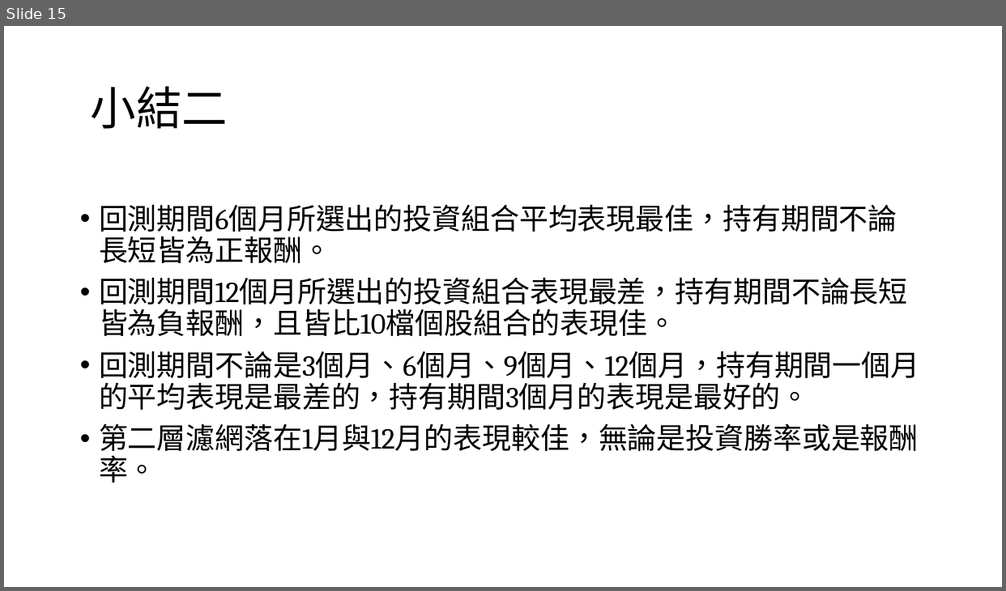
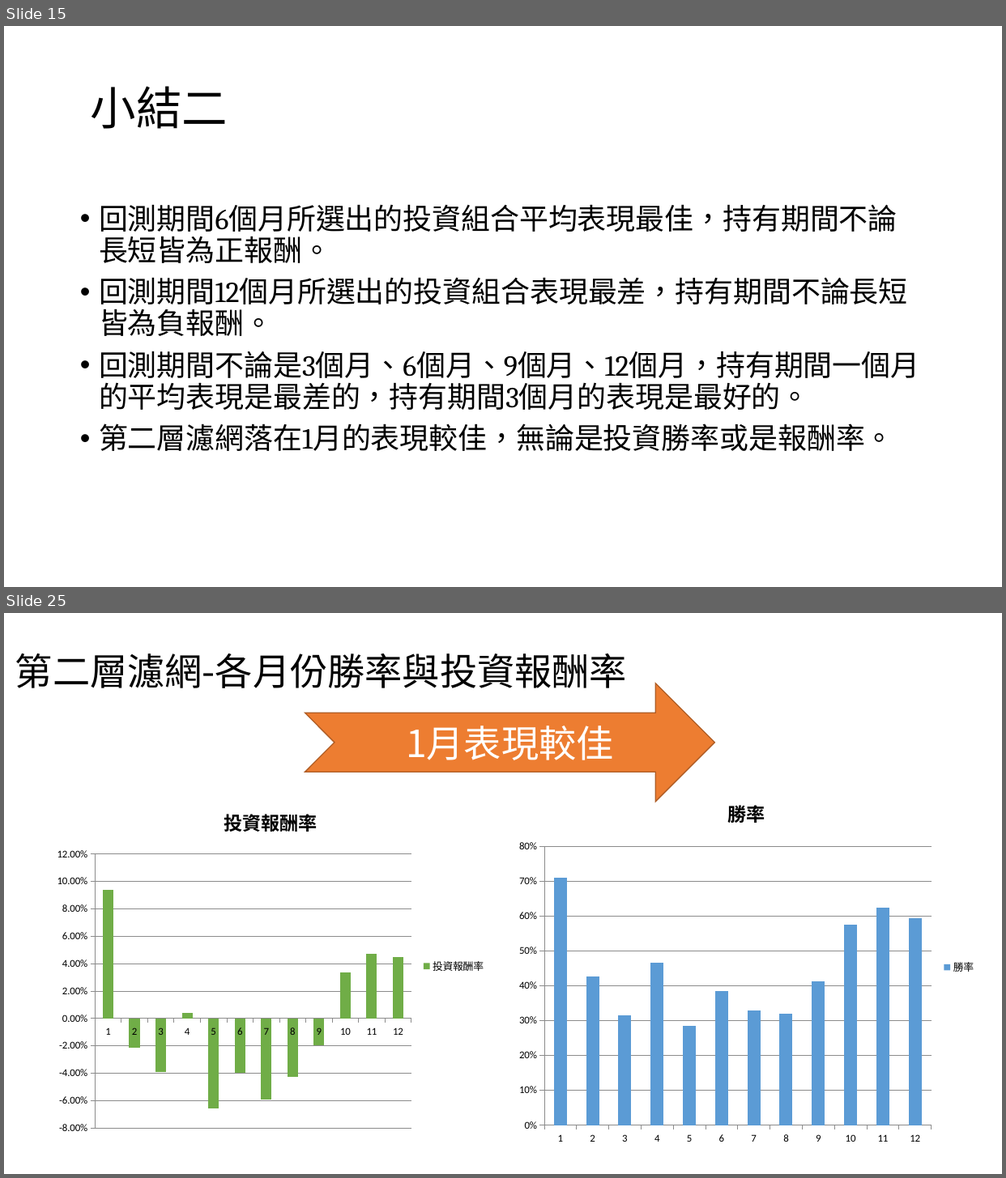
Before and after one commit to Garlylin/data, a slide deck: 強勢股vs.pptx. Shown one above the other, each under a label of ours: slide 15 before the commit, slides 15 and 25 after it; the slides between them are not shown. The pictures are 1006x591 and 1006x1178 pixels, drawn with LibreOffice and Linux fonts; fonts in the diff are those of the drawing. Boxes give left, top, right and bottom in pixels: in the first picture for what was removed or moved away, otherwise in the second. Text is boxed around its words. In the diff, an @@ line names an element or a change of style, - is before the commit and + after.

```diff
--- a/強勢股vs.pptx
+++ b/強勢股vs.pptx
@@ slide 25 added at [4,613,1002,1174], background #FFFFFF @@
@@ title added at [15,653,627,688], 36 pt, text #000000 @@
+第二層濾網-各月份勝率與投資報酬率
@@ notched right arrow added at [305,683,714,802], fill #ED7D31, outline #AF5C24 1 pt, 36 pt, text #FFFFFF @@
+1月表現較佳
@@ column stacked chart added at [49,792,493,1141] @@
+title "投資報酬率 "
+categories: 1, 2, 3, 4, 5, 6, 7, 8, 9, 10, 11, 12
+投資報酬率: 0.094, -0.021, -0.039, 0.004, -0.066, -0.04, -0.059, -0.043, -0.019, 0.034, 0.047, 0.045
@@ column stacked chart added at [510,783,983,1152] @@
+title "勝率"
+categories: 1, 2, 3, 4, 5, 6, 7, 8, 9, 10, 11, 12
+勝率: 0.71, 0.43, 0.32, 0.47, 0.29, 0.39, 0.33, 0.32, 0.41, 0.57, 0.62, 0.59
@@ slide 15 changed as well @@
@@ text at [99,277,908,336]: text changed @@
-• 回測期間12個月所選出的投資組合表現最差，持有期間不論長短皆為負報酬，且皆比10檔個股組合的表現佳。
+• 回測期間12個月所選出的投資組合表現最差，持有期間不論長短皆為負報酬。
@@ text at [99,424,894,451]: text changed @@
-• 第二層濾網落在1月與12月的表現較佳，無論是投資勝率或是報酬率。
+• 第二層濾網落在1月的表現較佳，無論是投資勝率或是報酬率。
```
Also in this commit, not shown: 4 other slides changed, 15 other slides added, 1 other file.
